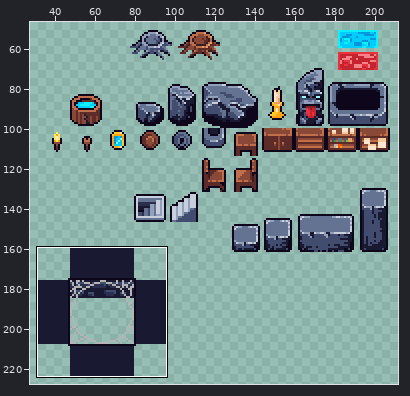
One commit to this pixel-art file: core/assets/ase/props.ase. The first picture is a wide view before the edit; the outline marks the close-up.
Close-up. Old version:
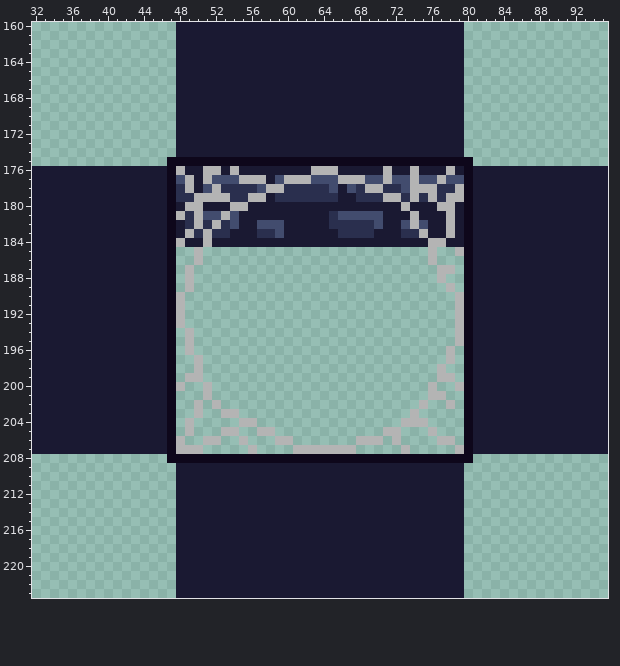
256x256 pixels, 1 frame. Shown: x 32..95, y 160..223. The wide view leaves out empty margins.
Once edited:
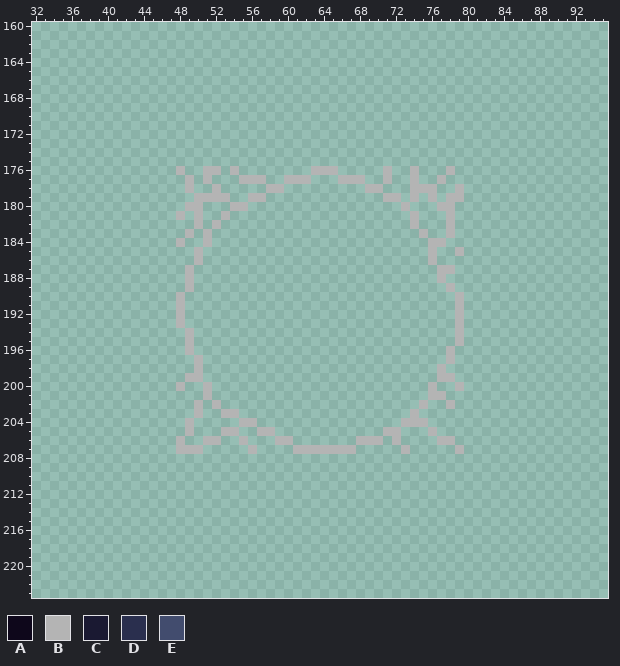
Palette (. is transparent): A #0e071b  B #b4b4b4  C #1a1932  D #2a2f4e  E #424c6e
The edit:
layer "Layer 1" now hidden
Changed rows in their new state; - is an unchanged pixel.
first column x 32:
160 ----------------................................----------------
161 ----------------................................----------------
162 ----------------................................----------------
163 ----------------................................----------------
164 ----------------................................----------------
165 ----------------................................----------------
166 ----------------................................----------------
167 ----------------................................----------------
168 ----------------................................----------------
169 ----------------................................----------------
170 ----------------................................----------------
171 ----------------................................----------------
172 ----------------................................----------------
173 ----------------................................----------------
174 ----------------................................----------------
175 ---------------..................................---------------
176 ................-..--.-........---.....-..-...-.................
177 .................-.-...---..---...---..-..-..-..................
178 .................-..-.....--.........--...---..-................
179 ..................----..--.............--.-.-.--................
180 .................--...--.................-...--.................
181 ................-.-..-....................-...-.................
182 ..................-.-.....................-...-.................
183 .................-.-.......................-..-.................
184 ................-..-........................--..................
185 ................--------------------------------................
186 ................--------------------------------................
187 ................--------------------------------................
188 ................--------------------------------................
189 ................--------------------------------................
190 ................--------------------------------................
191 ................--------------------------------................
192 ................--------------------------------................
193 ................--------------------------------................
194 ................--------------------------------................
195 ................--------------------------------................
196 ................--------------------------------................
197 ................--------------------------------................
198 ................--------------------------------................
199 ................--------------------------------................
200 ................--------------------------------................
201 ................--------------------------------................
202 ................--------------------------------................
203 ................--------------------------------................
204 ................--------------------------------................
205 ................--------------------------------................
206 ................--------------------------------................
207 ................--------------------------------................
208 ---------------..................................---------------
209 ----------------................................----------------
210 ----------------................................----------------
211 ----------------................................----------------
212 ----------------................................----------------
213 ----------------................................----------------
214 ----------------................................----------------
215 ----------------................................----------------
216 ----------------................................----------------
217 ----------------................................----------------
218 ----------------................................----------------
219 ----------------................................----------------
220 ----------------................................----------------
221 ----------------................................----------------
222 ----------------................................----------------
223 ----------------................................----------------
Pixel boxes of the changes (left, top, right, bottom) in both close-ups:
erased: (32, 22, 608, 598)
